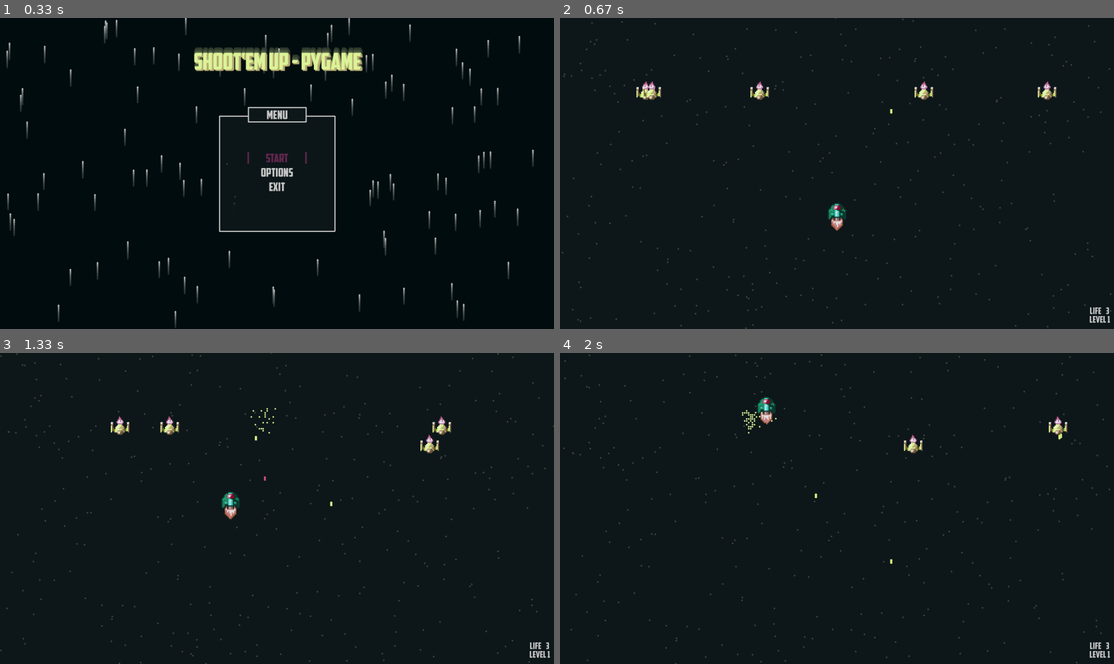
Above: before the commit, frames 1-4 (two rows, left to right).
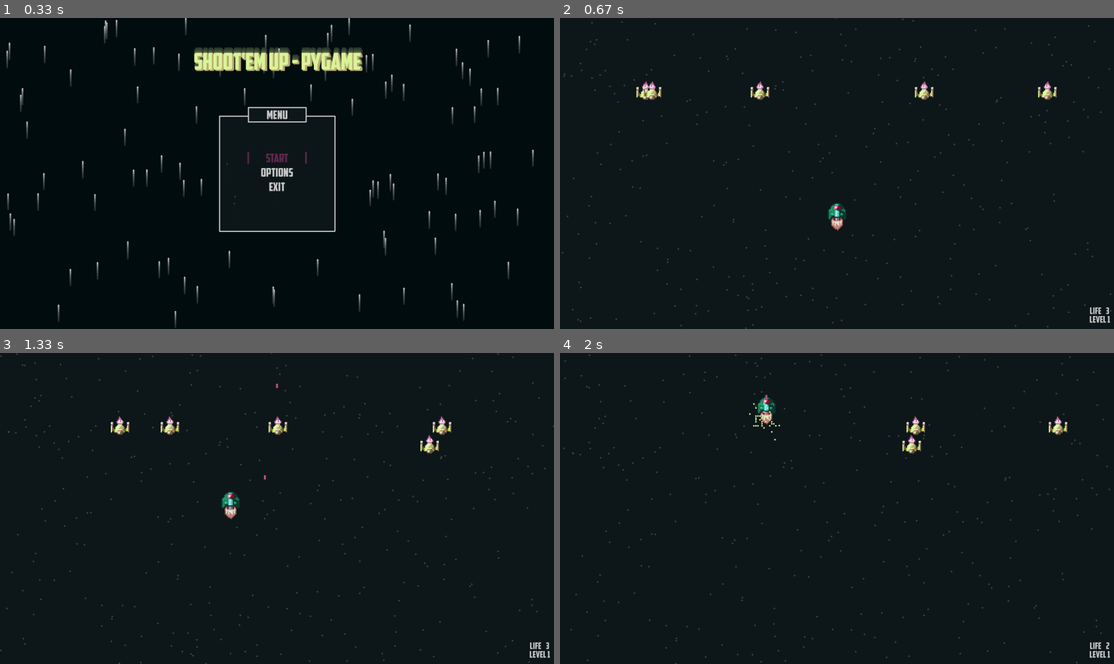
Above: after the commit, the same moments.

Repository: g-brrzzn/shootemup-Pygame
Game: pygame game, started from Game.py
Same seed, same stepped clock (60 frames per second), same inputs: the game is played once before the commit and once after it.
Inputs:
- Up to frame 1 (0.33 s): no input
- Up to frame 2 (0.67 s): tap Enter at 0.33 s
- Up to frame 3 (1.33 s): tap Space at 0.67, 1.07 s; hold A from 1 s (still down); hold Up from 1 s (still down)
- Up to frame 4 (2 s): tap Space at 1.37, 1.57, 1.87 s; release A at 1.47 s; release Up at 1.47 s; hold Up 1.5-1.97 s

Frame 1 is identical in both runs. In frame 2, 0.2% of the frame differs, in the area x 14-90%, y 20-69%; in frame 3, 0.3%; in frame 4, 0.4%, in the area x 32-100%, y 13-96%.

Commit message:
Refactor: Migrate Enemy and Bullet classes to Pygame Sprites

Diff:
--- a/Game.py
+++ b/Game.py
@@ -32,11 +32,16 @@
 
 class Game(GameState):
     level = 1
-    def __init__(self, screen=screen):
+    def __init__(self):
         super().__init__()
-        self.player = Player((config.window_size[0] / 2, (config.window_size[1] / 2)+150), assets)
+
+        self.all_sprites = pygame.sprite.Group()
+        self.all_enemies = pygame.sprite.Group()
+        self.player_bullets = pygame.sprite.Group()
+        self.enemy_bullets = pygame.sprite.Group()
+
+        self.player = Player((config.window_size[0] / 2, (config.window_size[1] / 2)+150), assets, self.all_sprites)
         self.background_fall = Fall(300)
-        self.bullets = Bullet(self.player.rect[0] + SPRITE_SIZE, self.player.rect[1] + SPRITE_SIZE / 2, 5)
 
         self.next_state = "Pause"
         self.last_time = last_time
@@ -44,19 +49,16 @@
         self.level_done = False
 
     def start(self):
-        if Player.getLife(self.player) <= 0:
-            del self.player
-            [instance.kill() for instance in Enemy1.instancelist]
-            [instance.kill() for instance in Enemy2.instancelist]
-            [instance.kill() for instance in Enemy3.instancelist]
+        if self.player.getLife() <= 0:
+            self.player.kill()
+            for enemy in self.all_enemies:
+                enemy.kill()
             self.level = 1
-            self.player = Player((config.window_size[0] / 2, (config.window_size[1] / 2)+150), assets)
+            self.player = Player((config.window_size[0] / 2, (config.window_size[1] / 2)+150), assets, self.all_sprites)
             self.next_state = "Pause"
+
         if not self.level_done:
-            [instance.kill() for instance in Enemy1.instancelist]
-            [instance.kill() for instance in Enemy2.instancelist]
-            [instance.kill() for instance in Enemy3.instancelist]
-            EnemyBase.spawn_enemy(self.level * 5, Enemy1, assets)
+            EnemyBase.spawn_enemy(self.level * 5, Enemy1, assets, self.all_enemies, self.all_sprites)
             self.level_done = False
 
     def get_event(self, event, assets):
@@ -68,21 +70,37 @@
         if event.type == KEYUP:
             self.player.get_input_keyup(event)
 
-    def update(self, surf=screen):
+    def update(self, assets):
         dt, self.last_time = delta_time(self.last_time)
 
-        self.bullets.update(dt)
-        self.player.update(dt, self.last_time)
+        self.player.update(dt, assets, self.player_bullets, self.all_sprites)
+        self.all_enemies.update(dt, self.player, assets, self.enemy_bullets, self.all_sprites)
+        self.player_bullets.update(dt)
+        self.enemy_bullets.update(dt)
         self.background_fall.update(gravity=self.level*3/3)
-        if Enemy1.instancelist is not None:
-            [instance.update(dt, self.player, assets) for instance in Enemy1.instancelist]
 
-        if not len(Enemy1.instancelist) and not len(Enemy2.instancelist) and not len(Enemy3.instancelist):
+        enemy_hits = pygame.sprite.groupcollide(self.all_enemies, self.player_bullets, False, True)
+        for enemy in enemy_hits:
+            enemy.damage()
+            enemy.explosion.create(enemy.rect.centerx, enemy.rect.centery)
+
+        player_hits = pygame.sprite.spritecollide(self.player, self.enemy_bullets, True)
+        if player_hits:
+            self.player.take_damage(assets)
+
+        player_crashes = pygame.sprite.spritecollide(self.player, self.all_enemies, False)
+        if player_crashes:
+            self.player.take_damage(assets)
+            for enemy in player_crashes:
+                enemy.kill()
+
+        if not self.all_enemies:
             self.level += 1
-            EnemyBase.spawn_enemy(self.level * 5, Enemy1, assets)
-            EnemyBase.spawn_enemy(self.level * 2, Enemy2, assets)
-            EnemyBase.spawn_enemy(self.level * 1, Enemy3, assets)
+            EnemyBase.spawn_enemy(self.level * 5, Enemy1, assets, self.all_enemies, self.all_sprites)
+            EnemyBase.spawn_enemy(self.level * 2, Enemy2, assets, self.all_enemies, self.all_sprites)
+            EnemyBase.spawn_enemy(self.level * 1, Enemy3, assets, self.all_enemies, self.all_sprites)
             self.level_done = True
+
         if self.player.getLife() <= 0:
             self.next_state = "GameOver"
             self.done = True
@@ -90,18 +108,12 @@
     def draw(self, surf, assets):
         vertical(surf, False, BACKGROUND_COLOR_GAME_1, BACKGROUND_COLOR_GAME_2)
         self.background_fall.draw(surf)
-        self.player.draw(surf, assets)
-        self.bullets.draw_all(surf)
 
-        if Enemy1.instancelist is not None:
-            for instance in Enemy1.instancelist:
-                instance.draw(surf)
-        if Enemy2.instancelist is not None:
-            for instance in Enemy2.instancelist:
-                instance.draw(surf)
-        if Enemy3.instancelist is not None:
-            for instance in Enemy3.instancelist:
-                instance.draw(surf)
+        self.all_sprites.draw(surf)
+
+        self.player.explosion.draw(surf)
+        for enemy in self.all_enemies:
+            enemy.explosion.draw(surf)
 
         text(f'Level {self.level}', config.window_size[0] - 50, config.window_size[1] - 30, assets, original_font=False)
         text(f'Life    {self.player.getLife()}', config.window_size[0] - 50, config.window_size[1] - 60, assets, original_font=False)
--- a/classes/Bullet.py
+++ b/classes/Bullet.py
@@ -5,35 +5,38 @@
 from constants.global_var import *
 from constants.global_imports import *
 
-class Bullet:
-    locs = []
-    enemylocs = []
-    speed = 12
-    enemyspeed = 4
-
-    def __init__(self, rectx, recty, direction, isFromPlayer=True):
-        if direction < 5:
-            if isFromPlayer:
-                self.locs.append([rectx, recty, direction, isFromPlayer])
-            else: self.enemylocs.append([rectx, recty, direction, isFromPlayer])
+class Bullet(pygame.sprite.Sprite):
+    player_image = None
+    enemy_image = None
 
     @classmethod
     def load_assets(cls, assets_manager):
-        cls.image = assets_manager.get_image('bullet_player')
-        cls.enemyimage = assets_manager.get_image('bullet_enemy')
-        cls.rect = cls.image.get_rect()
+        cls.player_image = assets_manager.get_image('bullet_player')
+        cls.enemy_image = assets_manager.get_image('bullet_enemy')
 
-    @classmethod
-    def update(cls, dt):
-        for loc in cls.locs[:]:
-            cls.move_bullet(loc, dt, is_player=True)
-            if cls.is_off_screen(loc):
-                cls.locs.remove(loc)
+    def __init__(self, pos, direction, is_from_player, *groups):
+        super().__init__(*groups)
 
-        for loc in cls.enemylocs[:]:
-            cls.move_bullet(loc, dt, is_player=False)
-            if cls.is_off_screen(loc):
-                cls.enemylocs.remove(loc)
+        self.is_from_player = is_from_player
+        self.direction = direction # 1:UP, 2:LEFT, 3:DOWN, 4:RIGHT
+
+        if self.is_from_player:
+            self.image = Bullet.player_image
+            self.speed = 12
+        else:
+            self.image = Bullet.enemy_image
+            self.speed = 4
+
+        self.rect = self.image.get_rect(center=pos)
+
+    def update(self, dt):
+        if self.direction == 1: self.rect.y -= round(self.speed * dt)
+        elif self.direction == 2: self.rect.x -= round(self.speed * dt)
+        elif self.direction == 3: self.rect.y += round(self.speed * dt)
+        elif self.direction == 4: self.rect.x += round(self.speed * dt)
+
+        if not pygame.display.get_surface().get_rect().colliderect(self.rect):
+            self.kill()
 
     @classmethod
     def move_bullet(cls, loc, dt, is_player):
--- a/classes/Enemy.py
+++ b/classes/Enemy.py
@@ -9,10 +9,11 @@
 from constants.global_var import *
 from constants.global_imports import *
 
-class EnemyBase:
+class EnemyBase(pygame.sprite.Sprite):
     instancelist = []
 
-    def __init__(self, pos, sprite_files_keys, assets_manager):
+    def __init__(self, pos, sprite_files_keys, assets_manager, *groups):
+        super().__init__(*groups)
         self.assets = assets_manager
         self.x, self.y = pos
         self.instancelist.append(self)
@@ -20,6 +21,7 @@
         self.current_sprite = 0
         self.image = self.sprites[self.current_sprite]
         self.rect = self.image.get_rect()
+        self.rect.topleft = (self.x, self.y)
         self.direction = choice([True, False])
         self.y_direction = False
         self.explosion = Explosion()
@@ -29,6 +31,7 @@
 
         self.life = 3
         self.speed = config.window_size[1] * 0.005
+        self.weight = 1
 
     @classmethod
     def load_assets(cls, assets_manager):
@@ -47,35 +50,24 @@
         self.image = self.sprites[int(self.current_sprite)]
 
     def kill(self):
-        try: self.instancelist.remove(self)
-        except: pass
+        super().kill()
+        try:
+            EnemyBase.instancelist.remove(self)
+        except ValueError:
+            pass
 
     def damage(self):
         if self.life <= 1: self.kill()
         else: self.life -= 1
 
-    def death(self):
-        for bloc in Bullet.locs:
-            if self.x - self.rect.width/2 < bloc[0] < self.x+10 + self.rect.height and self.y - self.rect.height < bloc[1] < self.y + self.rect.height:
-                self.explosion.create(self.rect.center[0] - SPRITE_SIZE / 2, self.rect.center[1] - SPRITE_SIZE)
-                pygame.mixer.Sound.play(EnemyBase.hit_sound)
-                self.damage()
-                Bullet.locs.remove(bloc)
+    def shoot(self, enemy_bullets_group, all_sprites_group):
+        for _ in range(self.weight):
+            if randint(0, 1000) < 2:
+                Bullet(self.rect.center, 3, False, enemy_bullets_group, all_sprites_group)
 
-    def damage_player(self, player, assets):
-        for e in self.instancelist:
-            if player.getX() - self.rect.width/2 < e.rect.x < player.getX() + self.rect.width/2 and player.getY() - self.rect.height/2 < e.rect.y < player.getY() + self.rect.height/2:
-                player.take_damage(assets)
-
-    def shoot(self, weight):
-        for _ in range(weight):
-            if randint(0, 1000) < 2:
-                Bullet(self.rect.center[0] - SPRITE_SIZE / 2, self.rect.center[1] - SPRITE_SIZE, 3, False)
-
-    def move(self, dt, player, weight):
-        if self.y > (config.window_size[1] - (SCALED_SPRITE_SIZE + 10)): player.setLife(player.getLife() - 1)
-
-        if randint(0, 500 * weight) < 1:
+    def move(self, dt, player, assets):
+        if self.y > (config.window_size[1] - (SCALED_SPRITE_SIZE + 10)): player.take_damage(assets)
+        if randint(0, 500 * self.weight) < 1:
             self.y_direction = True
             self.old_y = self.y
         if self.y_direction:
@@ -86,27 +78,19 @@
         else:
             if self.direction:
                 self.x += self.speed * dt
-                if self.x > config.window_size[0] - (config.window_size[0] * (weight * 0.1)):
+                if self.x > config.window_size[0] - (config.window_size[0] * (self.weight * 0.1)):
                     self.direction = False
             else:
                 self.x -= self.speed * dt
-                if self.x < (config.window_size[0] * (weight * 0.1)):
+                if self.x < (config.window_size[0] * (self.weight * 0.1)):
                     self.direction = True
 
-    def update(self, dt, player, assets, weight):
-        self.death()
-        self.move(dt, player)
-        self.damage_player(player, assets)
-        self.shoot(weight)
+    def update(self, dt, player, assets, enemy_bullets_group, all_sprites_group):
+        self.move(dt, player, assets)
+        self.shoot(enemy_bullets_group, all_sprites_group)
         self.explosion.update(dt)
 
-        self.rect[0] = self.x
-        self.rect[1] = self.y
-
-        if (self.x > config.window_size[0]+100 or self.x < -100 or self.y > config.window_size[1] or self.y < -100) and ((self.last_time - self.last_damage) > 1):
-            self.last_damage = self.last_time
-            self.damage()
-
+        self.rect.topleft = (self.x, self.y)
         self.animate()
 
     def draw(self, surf):
@@ -114,34 +98,35 @@
         self.explosion.draw(surf)
 
     @staticmethod
-    def spawn_enemy(n, enemy_class, assets_manager):
+    def spawn_enemy(n, enemy_class, assets_manager, enemy_group, all_sprites_group):
         for _ in range(n):
             x = randint(0, config.window_size[0])
             y = config.window_size[1] / 2 - 320
-            enemy_class((x, y), assets_manager)
+            enemy_class((x, y), assets_manager, enemy_group, all_sprites_group)
 
 class Enemy1(EnemyBase):
-    def __init__(self, pos, assets_manager):
-        sprite_keys = ['enemy1_1', 'enemy1_2']
-        super().__init__(pos, sprite_keys, assets_manager)
+    def __init__(self, pos, assets_manager, *groups):
+        super().__init__(pos, ['enemy1_1', 'enemy1_2'], assets_manager, *groups)
         self.life = 1
+        self.weight = 1
 
-    def move(self, dt, player):
-        return super().move(dt, player, 1)
+    def move(self, dt, player, assets):
+        return super().move(dt, player, assets)
 
-    def update(self, dt, player, assets):
-        return super().update(dt, player, assets, 1)
+    def update(self, dt, player, assets, enemy_bullets_group, all_sprites_group):
+        super().update(dt, player, assets, enemy_bullets_group, all_sprites_group)
 
 
 class Enemy2(EnemyBase):
-    def __init__(self, pos, assets_manager):
-        sprite_keys = ['enemy2_1', 'enemy2_2']
-        super().__init__(pos, sprite_keys, assets_manager)
+    def __init__(self, pos, assets_manager, *groups):
+        super().__init__(pos, ['enemy2_1', 'enemy2_2'], assets_manager, *groups)
+        self.life = 3
+        self.weight = 2
         self.life = 3
         self.speed = self.speed * 0.75
         self.x_direction = 1
 
-    def move(self, dt, player):
+    def move(self, dt, player, assets):
         weight = 2
         if self.y > (config.window_size[1] - (SCALED_SPRITE_SIZE + 10)): player.setLife(player.getLife() - 1)
 
@@ -169,19 +154,20 @@
                 self.y = config.window_size[1] - SCALED_SPRITE_SIZE
                 self.y_direction = False
 
-    def update(self, dt, player, assets):
-        return super().update(dt, player, assets, 2)
+    def update(self, dt, player, assets, enemy_bullets_group, all_sprites_group):
+        super().update(dt, player, assets, enemy_bullets_group, all_sprites_group)
 
 
 class Enemy3(EnemyBase):
-    def __init__(self, pos, assets_manager):
-        sprite_keys = ['enemy3_1', 'enemy3_2']
-        super().__init__(pos, sprite_keys, assets_manager)
+    def __init__(self, pos, assets_manager, *groups):
+        super().__init__(pos, ['enemy3_1', 'enemy3_2'], assets_manager, *groups)
+        self.life = 5
+        self.weight = 3
         self.life = 5
         self.speed = self.speed * 0.5
         self.xy_direction = choice([-1, 1])
 
-    def move(self, dt, player):
+    def move(self, dt, player, assets):
         weight = 3
         if self.y > (config.window_size[1] - (SCALED_SPRITE_SIZE + 10)): player.setLife(player.getLife() - 1)
 
@@ -208,5 +194,5 @@
                 self.y = config.window_size[1] - SCALED_SPRITE_SIZE
                 self.y_direction = False
 
-    def update(self, dt, player, assets):
-        return super().update(dt, player, assets, 3)
+    def update(self, dt, player, assets, enemy_bullets_group, all_sprites_group):
+        super().update(dt, player, assets, enemy_bullets_group, all_sprites_group)
--- a/classes/Player.py
+++ b/classes/Player.py
@@ -7,8 +7,9 @@
 from constants.global_var import *
 from constants.global_imports import *
 
-class Player:
-    def __init__(self, pos, assets_manager):
+class Player(pygame.sprite.Sprite):
+    def __init__(self, pos, assets_manager, *groups):
+        super().__init__(*groups)
         self.assets = assets_manager
         self.shot_delay = 0.25
         self.moving_right = False
@@ -75,12 +76,12 @@
         if event.key in CONTROLS['FIRE']:
             self.firing = False
 
-    def fire(self, assets):
-        Bullet(self.rect.center[0] - SPRITE_SIZE / 2, self.rect.center[1] - SPRITE_SIZE, 1)
+    def fire(self, assets, bullet_group, all_sprites_group):
+        Bullet(self.rect.center, 1, True, bullet_group, all_sprites_group)
         pygame.mixer.Sound.play(assets.get_sound('shoot'))
 
-    def update(self, dt, last_time):
-        self.last_time = last_time
+    def update(self, dt, assets, player_bullets, all_sprites):
+        self.last_time = time()
         self.explosion.update(dt)
         if self.moving_right: self.rect[0]  +=  round(self.speed * dt)
         if self.moving_left: self.rect[0]   -=  round(self.speed * dt)
@@ -92,17 +93,14 @@
         if self.rect[1] > config.window_size[1] - self.rect.height: self.rect[1] = config.window_size[1] - self.rect.height
         if self.rect[1] < 0: self.rect[1] = 0
 
-        for bloc in Bullet.enemylocs:
-            if self.rect.x - self.rect.width/2+25 < bloc[0] < self.rect.x + self.rect.height/2 and self.rect.y - self.rect.height/2+30 < bloc[1] < self.rect.y + self.rect.height/2:
-                self.life -= 1
-                self.explosion.create(bloc[0], bloc[1], 1)
-                Bullet.enemylocs.remove(bloc)
+        if self.firing and self.last_time - self.last_shot > self.shot_delay:
+            self.fire(assets, player_bullets, all_sprites)
+            self.last_shot = self.last_time
 
 
     def draw(self, surf, assets):
         self.animate()
         surf.blit(self.image, self.rect)
-        if self.firing and self.last_time - self.last_shot > self.shot_delay: self.fire(assets); self.last_shot = self.last_time
         self.explosion.draw(surf)
 
     def take_damage(self, assets):
Not shown, changed: .gitignore
